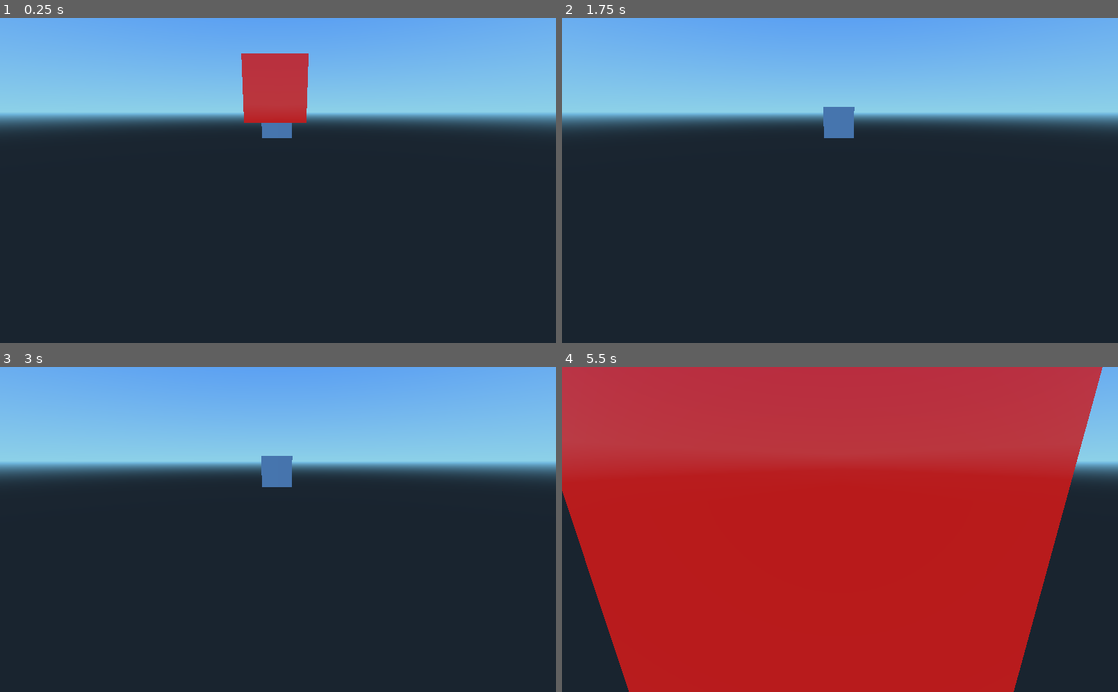
Above: before the commit, frames 1-4 (two rows, left to right).
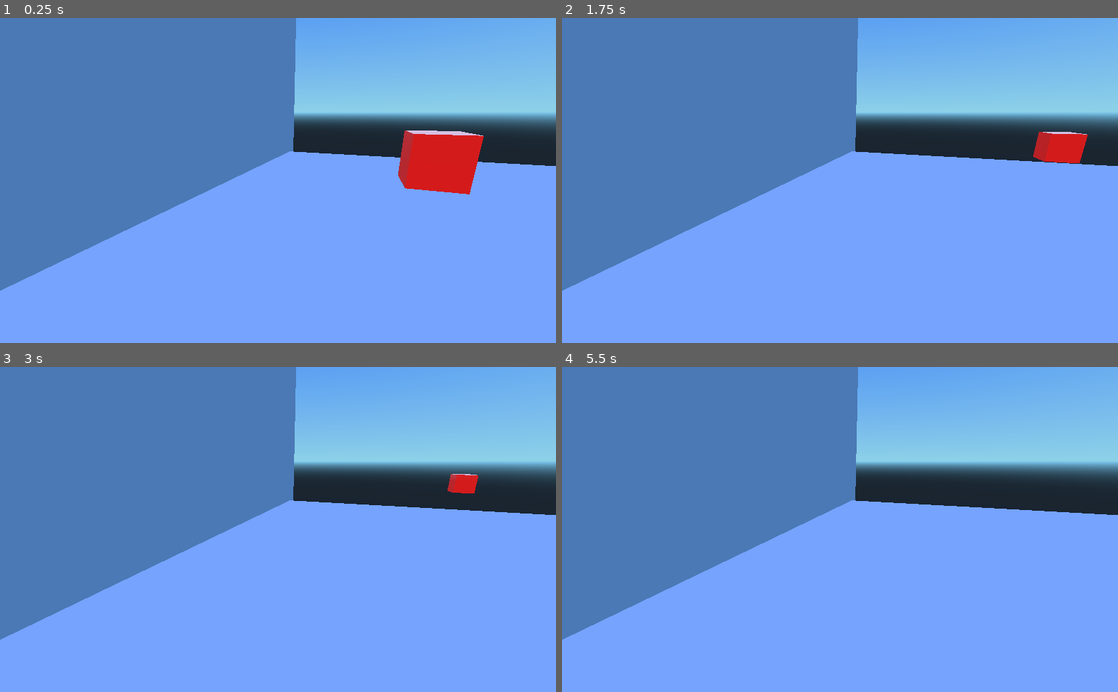
Above: after the commit, the same moments.

Repository: daylight-saving-time/Deruvon
Game: Godot game, scene res://PlayerMovement.tscn
Two runs of this game, one before a commit and one after it. Both use one fixed random seed, a clock stepped at 60 frames per second and the inputs below.
Inputs:
- Up to frame 1 (0.25 s): no input
- Up to frame 2 (1.75 s): hold Right 0.53-1.28 s; tap Space at 0.77, 1.52 s; hold Down from 1.28 s (still down)
- Up to frame 3 (3 s): release Down at 2.03 s; hold Right 2.03-2.78 s; hold Up from 2.78 s (still down)
- Up to frame 4 (5.5 s): tap Space at 3.02, 3.77, 4.52 s; release Up at 3.53 s; hold Left 3.53-5.03 s; hold Down from 5.03 s (still down)

The runs differ from the first frame. In frame 1, 81% of the frame differs, in the area x 0-100%, y 0-100%; in frame 2, 80%; in frame 3, 79%; in frame 4, 97%.

Commit message:
added jumping logic

Diff:
--- a/Player Movement Testing/PlayerMovement.tscn
+++ b/Player Movement Testing/PlayerMovement.tscn
@@ -1,13 +1,13 @@
-[gd_scene load_steps=9 format=2]
+[gd_scene load_steps=10 format=2]
 
 [ext_resource path="res://PlayerMover.gd" type="Script" id=1]
 [ext_resource path="res://CollisionShape.gd" type="Script" id=2]
 
-[sub_resource type="BoxShape" id=3]
+[sub_resource type="BoxShape" id=1]
 
 extents = Vector3( 1, 1, 1 )
 
-[sub_resource type="CubeMesh" id=4]
+[sub_resource type="CubeMesh" id=2]
 
 custom_aabb = AABB( 0, 0, 0, 0, 0, 0 )
 size = Vector3( 2, 2, 2 )
@@ -71,19 +71,28 @@
 distance_fade_enable = false
 _sections_unfolded = [ "Emission" ]
 
-[sub_resource type="PlaneShape" id=8]
-
-plane = Plane( 0, 1, 0, 0 )
-
-[sub_resource type="PlaneShape" id=6]
-
-plane = Plane( 0, 1, 0, 0 )
-
-[sub_resource type="PlaneMesh" id=7]
+[sub_resource type="BoxShape" id=4]
+
+extents = Vector3( 1, 1, 1 )
+
+[sub_resource type="CubeMesh" id=5]
 
 custom_aabb = AABB( 0, 0, 0, 0, 0, 0 )
-size = Vector2( 2, 2 )
+size = Vector3( 2, 2, 2 )
 subdivide_width = 0
+subdivide_height = 0
+subdivide_depth = 0
+
+[sub_resource type="BoxShape" id=6]
+
+extents = Vector3( 1, 1, 1 )
+
+[sub_resource type="CubeMesh" id=7]
+
+custom_aabb = AABB( 0, 0, 0, 0, 0, 0 )
+size = Vector3( 2, 2, 2 )
+subdivide_width = 0
+subdivide_height = 0
 subdivide_depth = 0
 
 [node name="Scene1" type="Node" index="0"]
@@ -105,7 +114,7 @@
 contacts_reported = 5
 contact_monitor = true
 sleeping = false
-can_sleep = true
+can_sleep = false
 axis_lock_linear_x = false
 axis_lock_linear_y = false
 axis_lock_linear_z = false
@@ -121,7 +130,7 @@
 
 [node name="CollisionShape" type="CollisionShape" parent="Player" index="0"]
 
-shape = SubResource( 3 )
+shape = SubResource( 1 )
 disabled = false
 script = ExtResource( 2 )
 _sections_unfolded = [ "Transform" ]
@@ -137,14 +146,14 @@
 lod_min_hysteresis = 0.0
 lod_max_distance = 0.0
 lod_max_hysteresis = 0.0
-mesh = SubResource( 4 )
+mesh = SubResource( 2 )
 skeleton = NodePath("..")
-material/0 = SubResource( 5 )
+material/0 = SubResource( 3 )
 _sections_unfolded = [ "Transform", "material" ]
 
 [node name="Camera" type="Camera" parent="." index="1"]
 
-transform = Transform( 0.00127538, 0.279858, -0.960041, -0.000287231, 0.960042, 0.279858, 0.999999, -8.11716e-005, 0.0013048, -8.67274, 9.16972, 0.0996127 )
+transform = Transform( -0.942522, 0.0932528, -0.320868, -0.000287231, 0.960042, 0.279858, 0.334144, 0.263864, -0.904834, 2.71756, 11.5825, -10.3679 )
 keep_aspect = 1
 cull_mask = 1048575
 environment = null
@@ -158,9 +167,44 @@
 near = 0.05
 far = 100.0
 
-[node name="StaticBody" type="StaticBody" parent="." index="2"]
+[node name="Floor" type="StaticBody" parent="." index="2"]
 
 transform = Transform( 1, 0, 0, 0, 1, 0, 0, 0, 1, 0, 7.17621, 0 )
+input_ray_pickable = true
+input_capture_on_drag = false
+collision_layer = 1
+collision_mask = 1
+friction = 0.5
+bounce = 0.0
+constant_linear_velocity = Vector3( 0, 0, 0 )
+constant_angular_velocity = Vector3( 0, 0, 0 )
+_sections_unfolded = [ "Collision" ]
+
+[node name="CollisionShape" type="CollisionShape" parent="Floor" index="0"]
+
+transform = Transform( 10, 0, 0, 0, 1, 0, 0, 0, 10, 0, 0, 0 )
+shape = SubResource( 4 )
+disabled = false
+_sections_unfolded = [ "Transform" ]
+
+[node name="MeshInstance" type="MeshInstance" parent="Floor/CollisionShape" index="0"]
+
+layers = 1
+material_override = null
+cast_shadow = 1
+extra_cull_margin = 0.0
+use_in_baked_light = false
+lod_min_distance = 0.0
+lod_min_hysteresis = 0.0
+lod_max_distance = 0.0
+lod_max_hysteresis = 0.0
+mesh = SubResource( 5 )
+skeleton = NodePath("..")
+material/0 = null
+
+[node name="Wall" type="StaticBody" parent="." index="3"]
+
+transform = Transform( 0.0224764, -0.999743, -0.00296426, 0, -0.00296501, 0.999996, -0.999747, -0.0224763, -6.66428e-005, 9.99197, 9.97473, 1.16529 )
 input_ray_pickable = true
 input_capture_on_drag = false
 collision_layer = 1
@@ -169,33 +213,16 @@
 bounce = 0.0
 constant_linear_velocity = Vector3( 0, 0, 0 )
 constant_angular_velocity = Vector3( 0, 0, 0 )
-_sections_unfolded = [ "Collision" ]
-
-[node name="CollisionShape" type="CollisionShape" parent="StaticBody" index="0"]
-
-shape = SubResource( 8 )
-disabled = false
-
-[node name="StaticBody2" type="StaticBody" parent="." index="3"]
-
-transform = Transform( 1, 0, 0, 0, 1, 0, 0, 0, 1, 14.0556, 3.75919, 0 )
-input_ray_pickable = true
-input_capture_on_drag = false
-collision_layer = 1
-collision_mask = 1
-friction = 1.0
-bounce = 0.0
-constant_linear_velocity = Vector3( 0, 0, 0 )
-constant_angular_velocity = Vector3( 0, 0, 0 )
-_sections_unfolded = [ "Collision" ]
-
-[node name="CollisionShape" type="CollisionShape" parent="StaticBody2" index="0"]
-
-transform = Transform( -0.0824157, -0.996598, 0, 0.996598, -0.0824157, 0, 0, 0, 1, -7.00595, 4.79163, 0 )
+_sections_unfolded = [ "Transform" ]
+
+[node name="CollisionShape" type="CollisionShape" parent="Wall" index="0"]
+
+transform = Transform( 10, 0, 0, 0, 1, 0, 0, 0, 10, 0, 0, 0 )
 shape = SubResource( 6 )
 disabled = false
-
-[node name="MeshInstance" type="MeshInstance" parent="StaticBody2/CollisionShape" index="0"]
+_sections_unfolded = [ "Transform" ]
+
+[node name="MeshInstance" type="MeshInstance" parent="Wall/CollisionShape" index="0"]
 
 layers = 1
 material_override = null
@@ -209,5 +236,8 @@
 mesh = SubResource( 7 )
 skeleton = NodePath("..")
 material/0 = null
+_sections_unfolded = [ "Geometry", "Transform" ]
 
 [connection signal="body_entered" from="Player" to="Player" method="_on_Player_body_entered"]
+
+[connection signal="body_exited" from="Player" to="Player" method="_on_Player_body_exited"]
--- a/Player Movement Testing/PlayerMover.gd
+++ b/Player Movement Testing/PlayerMover.gd
@@ -1,7 +1,7 @@
 extends RigidBody
 
 var speed = 15
-var jumpforce = 5
+var jumpforce = 3
 var isgrounded = true
 var forward
 var back
@@ -12,11 +12,12 @@
 func _ready():
 	# Called when the node is added to the scene for the first time.
 	# Initialization here
-	set_contact_monitor( true )
-	set_max_contacts_reported( 10 )
+	#set_contact_monitor( true )
+	#set_max_contacts_reported( 10 )
 
 
 	#self.connect("body_entered",self, "OnCollisionEnter")
+	pass
 
 func _process(delta):
 	forward = Input.is_key_pressed(KEY_UP)
@@ -39,16 +40,24 @@
 		print("going back")
 		self.global_translate((Vector3(-speed,0,0)*delta ))
 
-#func OnCollisionEnter(body):
-#	print(body)
-
-
-
 #	# Called every frame. Delta is time since last frame.
 #	# Update game logic here.
 
 
 
 func _on_Player_body_entered(body):
-	print(body.name) # replace with function body
-	print (body.transform)
+	var _floor = (get_node("../Floor"))
+	print(body)
+	print (_floor)
+	if body == _floor:
+		print ("grounded")
+		self.isgrounded = true
+
+
+func _on_Player_body_exited(body):
+	var _floor = (get_node("../Floor"))
+	print(body)
+	print (_floor)
+	if body == _floor:
+		print ("jumped")
+		self.isgrounded = false
Not shown: 1 places in Player Movement Testing/PlayerMovement.tscn that only renumber resources
